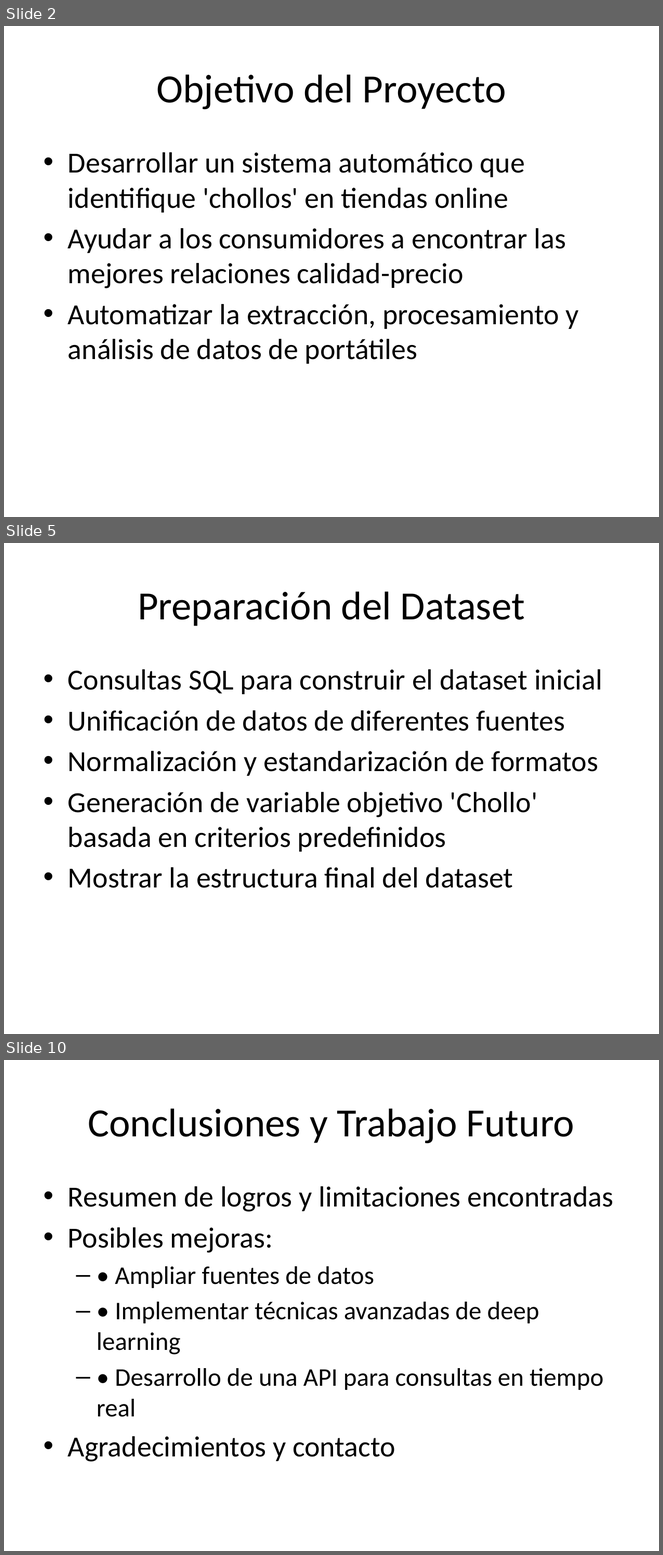
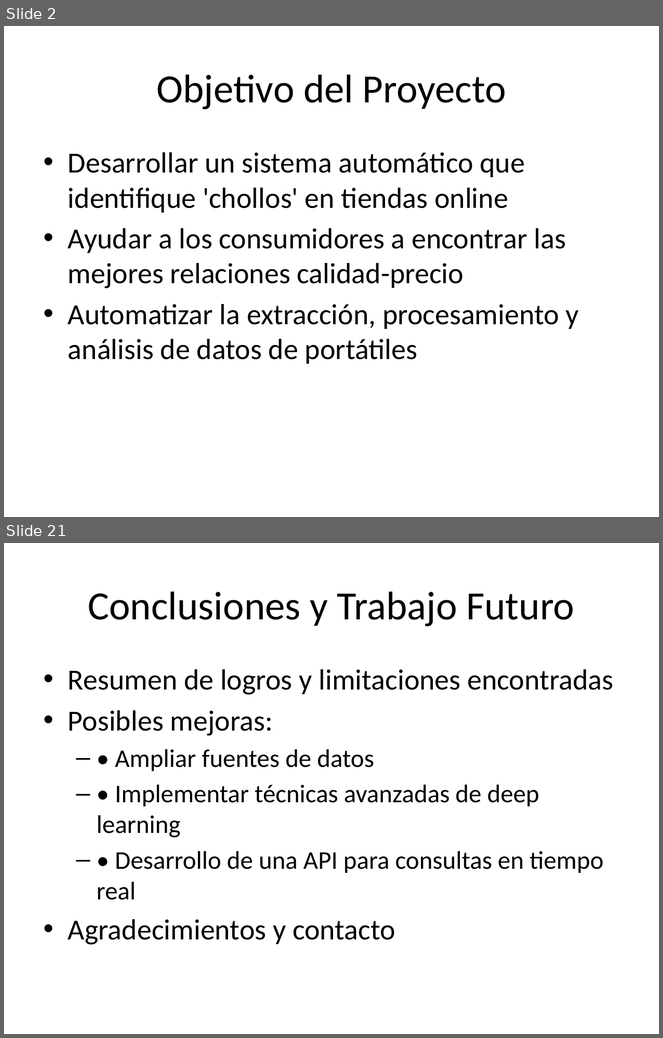
Before and after one commit to OlVeRaS94/PROYECTO-PIA-OFERTAS, a slide deck: presentacion_chollos.pptx. Shown one above the other, each under a label of ours: slides 2, 5 and 10 before the commit, slides 2 and 21 after it; the slides between them are not shown. The pictures are 663x1555 and 663x1038 pixels, drawn with LibreOffice and Linux fonts; fonts in the diff are those of the drawing. Boxes give left, top, right and bottom in pixels: in the first picture for what was removed or moved away, otherwise in the second. Text is boxed around its words. In the diff, an @@ line names an element or a change of style, - is before the commit and + after.

```diff
--- a/presentacion_chollos.pptx
+++ b/presentacion_chollos.pptx
@@ slide 5 removed at (4,543,659,1034), background #FFFFFF @@
@@ title removed at (138,591,525,626) @@
-Preparación del Dataset
@@ text removed at (68,669,603,888) @@
-• Consultas SQL para construir el dataset inicial
-• Unificación de datos de diferentes fuentes
-• Normalización y estandarización de formatos
-• Generación de variable objetivo 'Chollo' basada en criterios predefinidos
-• Mostrar la estructura final del dataset
@@ what was slide 10 is now slide 21 @@
```
Also in this commit, not shown: 3 slides changed, 16 slides added, 4 other slides removed.
